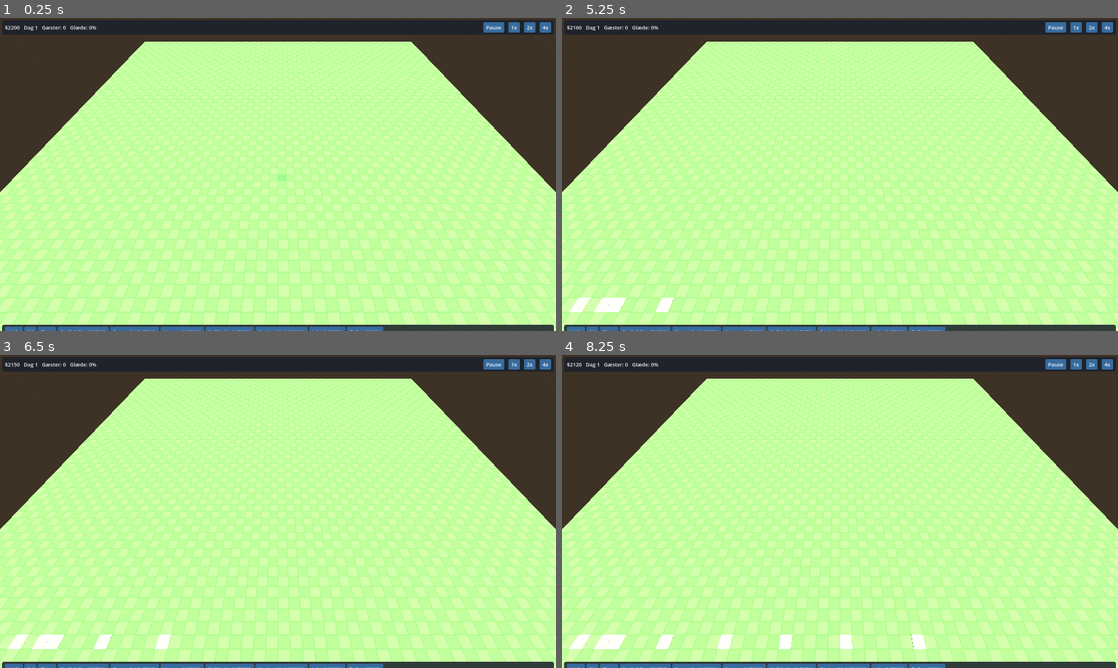
Above: before the commit, frames 1-4 (two rows, left to right).
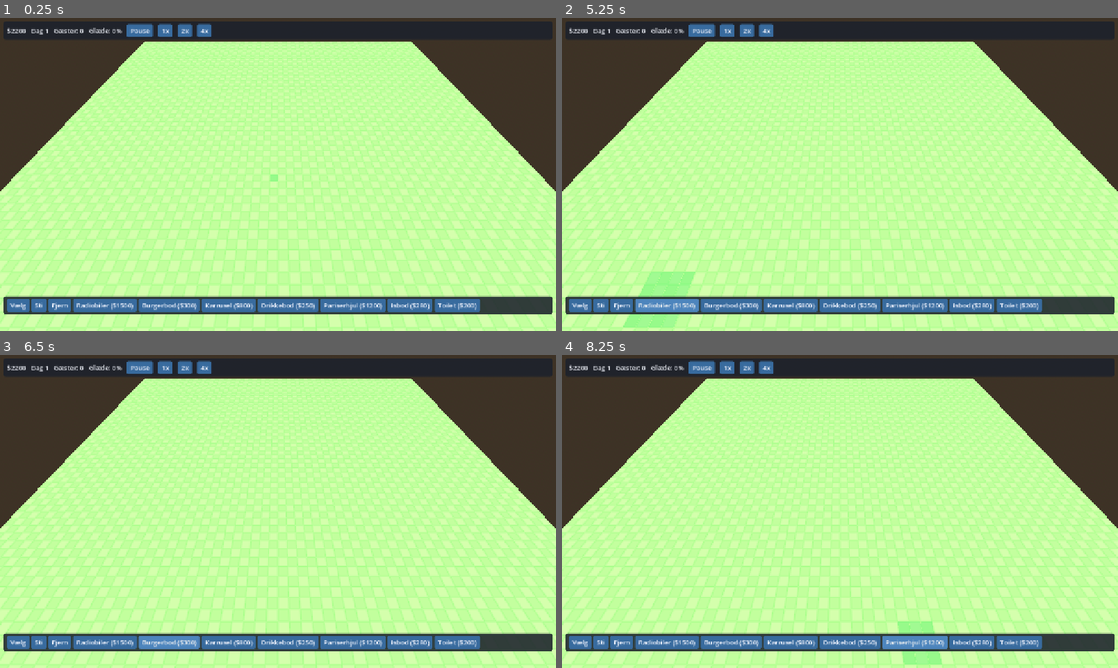
Above: after the commit, the same moments.

Repository: KennethJakobsen/Concept-world
Game: Godot game, scene res://scenes/main.tscn
Same seed, same stepped clock (60 frames per second), same inputs: the game is played once before the commit and once after it.
Inputs (mouse positions are in pixels of both pictures, inside the frame that each line leads up to):
- Up to frame 1 (0.25 s): no input
- Up to frame 2 (5.25 s): click "1x" at 0.5 s; click "2x" at 1.25 s; click "4x" at 2 s; click (578, 305) at 2.75 s, where only the run after the commit has a clickable "Vælg"; click (600, 305) at 3.5 s, where only the run after the commit has a clickable "Sti"; click (623, 305) at 4.25 s, where only the run after the commit has a clickable "Fjern"; click (667, 305) at 5 s, where only the run after the commit has a clickable "Radiobiler ($1500)"
- Up to frame 3 (6.5 s): click (166, 642) at 5.75 s, where only the run after the commit has a clickable "Burgerbod ($300)"
- Up to frame 4 (8.25 s): click (789, 642) at 6.5 s, where only the run after the commit has a clickable "Karrusel ($800)"; click (851, 642) at 7.25 s, where only the run after the commit has a clickable "Drikkebod ($250)"; click (912, 642) at 8 s, where only the run after the commit has a clickable "Pariserhjul ($1200)"

The runs differ from the first frame. In frame 1, 12% of the frame differs, in the area x 0-100%, y 0-100%; in frame 2, 13%; in frame 3, 12%; in frame 4, 12%.

Commit message:
T-027: vindue og HUD tilpasser sig skærmen (review); T-028 oprettet

Diff:
--- a/game/project.godot
+++ b/game/project.godot
@@ -9,8 +9,11 @@
 
 [display]
 
-window/size/viewport_width=1600
-window/size/viewport_height=900
+window/size/viewport_width=1280
+window/size/viewport_height=720
+window/stretch/mode="canvas_items"
+window/stretch/aspect="expand"
+window/dpi/allow_hidpi=true
 
 [rendering]
 
--- a/game/scripts/ui/hud.gd
+++ b/game/scripts/ui/hud.gd
@@ -6,6 +6,7 @@
 const ATTRACTION_DIR: String = "res://content/attractions/"
 const THEME_RES: Theme = preload("res://ui/theme.tres")
 const SPEEDS: Array[float] = [1.0, 2.0, 4.0]
+const MARGIN: float = 8.0
 const NEED_NAMES: Dictionary = {"hunger": "Sult", "thirst": "Tørst", "toilet": "Toilet", "energy": "Træthed"}
 
 var sim: ParkSim
@@ -25,8 +26,91 @@
 
 
 func _ready() -> void:
+	fit_window_to_screen()
 	_build_ui()
 	_connect_scene()
+
+
+## Desktop: vinduet må ikke være større end skærmens brugbare område (dock/menulinje).
+## Skaleres til max 85 % og centreres. Ingen effekt i browser/headless.
+static func fit_window_to_screen() -> void:
+	if OS.has_feature("web") or DisplayServer.get_name() == "headless":
+		return
+	if DisplayServer.window_get_mode() != DisplayServer.WINDOW_MODE_WINDOWED:
+		return
+	var screen: int = DisplayServer.window_get_current_screen()
+	var usable: Rect2i = DisplayServer.screen_get_usable_rect(screen)
+	var size: Vector2i = DisplayServer.window_get_size()
+	var max_size := Vector2i(int(usable.size.x * 0.85), int(usable.size.y * 0.85))
+	if size.x <= max_size.x and size.y <= max_size.y:
+		return
+	var f: float = minf(float(max_size.x) / size.x, float(max_size.y) / size.y)
+	size = Vector2i(int(size.x * f), int(size.y * f))
+	DisplayServer.window_set_size(size)
+	DisplayServer.window_set_position(usable.position + (usable.size - size) / 2)
+
+
+func _enter_tree() -> void:
+	if not get_viewport().size_changed.is_connected(_on_viewport_resized):
+		get_viewport().size_changed.connect(_on_viewport_resized)
+
+
+func _on_viewport_resized() -> void:
+	layout(get_viewport().get_visible_rect().size)
+
+
+## Placerer top-bar og byggemenu inden for viewporten. Panelernes højde beregnes ud fra
+## ombrydning af knapperne ved den givne bredde, så byggemenuen altid ligger helt synlig i bunden.
+func layout(vp: Vector2) -> void:
+	var root: Control = get_node_or_null("Root")
+	if root == null:
+		return
+	root.set_anchors_preset(Control.PRESET_TOP_LEFT)
+	root.position = Vector2.ZERO
+	root.size = vp
+	var w: float = maxf(0.0, vp.x - 2.0 * MARGIN)
+	var top: PanelContainer = root.get_node("TopBar")
+	var bottom: PanelContainer = root.get_node("BuildMenu")
+	var top_h: float = _panel_height(top, w)
+	var bottom_h: float = _panel_height(bottom, w)
+	top.position = Vector2(MARGIN, MARGIN)
+	top.size = Vector2(w, top_h)
+	bottom.position = Vector2(MARGIN, maxf(MARGIN, vp.y - MARGIN - bottom_h))
+	bottom.size = Vector2(w, bottom_h)
+	for p: Control in [top, bottom]:
+		_sort_tree(p)
+	for p: Control in [_attr_panel, _guest_panel]:
+		p.position = Vector2(maxf(MARGIN, vp.x - MARGIN - p.custom_minimum_size.x), top_h + 2.0 * MARGIN)
+
+
+static func _sort_tree(c: Control) -> void:
+	if c is Container:
+		c.notification(Container.NOTIFICATION_SORT_CHILDREN)
+	for ch in c.get_children():
+		if ch is Control:
+			_sort_tree(ch)
+
+
+## Højde af et panel med én flow-container når indholdet ombrydes til bredden w.
+static func _panel_height(p: PanelContainer, w: float) -> float:
+	var sb: StyleBox = p.get_theme_stylebox("panel")
+	var inner_w: float = w - (sb.get_minimum_size().x if sb != null else 0.0)
+	var flow: FlowContainer = p.get_child(0)
+	var hsep: float = flow.get_theme_constant("h_separation")
+	var vsep: float = flow.get_theme_constant("v_separation")
+	var x: float = 0.0
+	var line_h: float = 0.0
+	var total: float = 0.0
+	for ch in flow.get_children():
+		var m: Vector2 = (ch as Control).get_combined_minimum_size()
+		if x > 0.0 and x + m.x > inner_w:
+			total += line_h + vsep
+			x = 0.0
+			line_h = 0.0
+		x += m.x + hsep
+		line_h = maxf(line_h, m.y)
+	total += line_h
+	return total + (sb.get_minimum_size().y if sb != null else 0.0)
 
 
 func _connect_scene() -> void:
@@ -63,12 +147,11 @@
 
 	# Top-bar
 	var top := _panel(root, "TopBar")
-	top.set_anchors_and_offsets_preset(Control.PRESET_TOP_WIDE, Control.PRESET_MODE_MINSIZE, 6)
-	var th := HBoxContainer.new()
-	th.add_theme_constant_override("separation", 12)
+	_anchor_wide(top, 0.0, Control.GROW_DIRECTION_END)
+	var th := HFlowContainer.new()
+	th.add_theme_constant_override("h_separation", 12)
 	top.add_child(th)
 	_top_label = Label.new()
-	_top_label.size_flags_horizontal = Control.SIZE_EXPAND_FILL
 	th.add_child(_top_label)
 	_pause_btn = _button(th, "Pause", _on_pause)
 	for s: float in SPEEDS:
@@ -76,7 +159,8 @@
 
 	# Byggemenu
 	var bottom := _panel(root, "BuildMenu")
-	bottom.set_anchors_and_offsets_preset(Control.PRESET_BOTTOM_WIDE, Control.PRESET_MODE_MINSIZE, 6)
+	# Forankret i bunden; vokser opad når knapperne ombrydes (smalle vinduer).
+	_anchor_wide(bottom, 1.0, Control.GROW_DIRECTION_BEGIN)
 	var bh := HFlowContainer.new()
 	bottom.add_child(bh)
 	_add_build_button(bh, "select", "Vælg", 0)
@@ -109,6 +193,8 @@
 	gv.add_child(_guest_label)
 	_button(gv, "Luk panel", clear_selection)
 	_guest_panel.visible = false
+	if is_inside_tree():
+		layout.call_deferred(get_viewport().get_visible_rect().size)
 
 
 func _panel(parent: Control, n: String) -> PanelContainer:
@@ -117,6 +203,20 @@
 	p.mouse_filter = Control.MOUSE_FILTER_STOP
 	parent.add_child(p)
 	return p
+
+
+## Fuld bredde med MARGIN, forankret top (y=0) eller bund (y=1).
+func _anchor_wide(p: Control, y: float, grow: Control.GrowDirection) -> void:
+	p.anchor_left = 0.0
+	p.anchor_right = 1.0
+	p.anchor_top = y
+	p.anchor_bottom = y
+	p.offset_left = MARGIN
+	p.offset_right = -MARGIN
+	var off: float = MARGIN if y == 0.0 else -MARGIN
+	p.offset_top = off
+	p.offset_bottom = off
+	p.grow_vertical = grow
 
 
 func _place_right(p: Control) -> void:
@@ -131,6 +231,8 @@
 func _button(parent: Control, text: String, cb: Callable) -> Button:
 	var b := Button.new()
 	b.text = text
+	b.clip_text = false
+	b.text_overrun_behavior = TextServer.OVERRUN_NO_TRIMMING
 	b.focus_mode = Control.FOCUS_NONE
 	b.mouse_filter = Control.MOUSE_FILTER_STOP
 	b.pressed.connect(cb)
--- a/game/tests/test_hud.gd
+++ b/game/tests/test_hud.gd
@@ -28,3 +28,38 @@
 	assert_true(hud.sim.get_attraction(a.id) == null)
 	assert_true(not hud._attr_panel.visible)
 	hud.free()
+
+
+func _check_inside(vp: Vector2) -> void:
+	var hud := Hud.new()
+	hud.sim = ParkSim.new(20, 20, 1)
+	hud._build_ui()
+	hud.layout(vp)
+	var root: Control = hud.get_node("Root")
+	var bounds := Rect2(Vector2.ZERO, vp)
+	for n: String in ["BuildMenu", "TopBar"]:
+		var p: Control = root.get_node(n)
+		var r := Rect2(p.position, p.size)
+		assert_true(bounds.encloses(r), "%s %s inden for %s" % [n, r, vp])
+		assert_true(r.size.y >= p.get_combined_minimum_size().y - 0.5, "%s ikke klippet" % n)
+	# Hver knap skal kunne være på én linje uden at teksten klippes; højden dækker ombrydningen.
+	var menu: PanelContainer = root.get_node("BuildMenu")
+	var flow: Control = menu.get_child(0)
+	assert_true(flow.get_child_count() >= 10, "sti/fjern/vælg + 7 bygninger")
+	for b: Control in flow.get_children():
+		assert_true(b.get_combined_minimum_size().x <= menu.size.x - 16.0, "knap %s passer i bredden" % (b as Button).text)
+		assert_true(not (b as Button).clip_text)
+	assert_true(menu.size.y >= flow.get_child(0).get_combined_minimum_size().y, "mindst én række høj")
+	hud.free()
+
+
+func test_layout_1280x720() -> void:
+	_check_inside(Vector2(1280, 720))
+
+
+func test_layout_1024x600() -> void:
+	_check_inside(Vector2(1024, 600))
+
+
+func test_layout_narrow_wraps() -> void:
+	_check_inside(Vector2(640, 480))
Not shown, changed: game/export_presets.cfg
Not shown, changed: tasks/BOARD.md
Not shown, added: tasks/M2-core-sim/T-027-bug-buildbar-offscreen.md
Not shown, added: tasks/M2-core-sim/T-028-test-runner-errors.md
